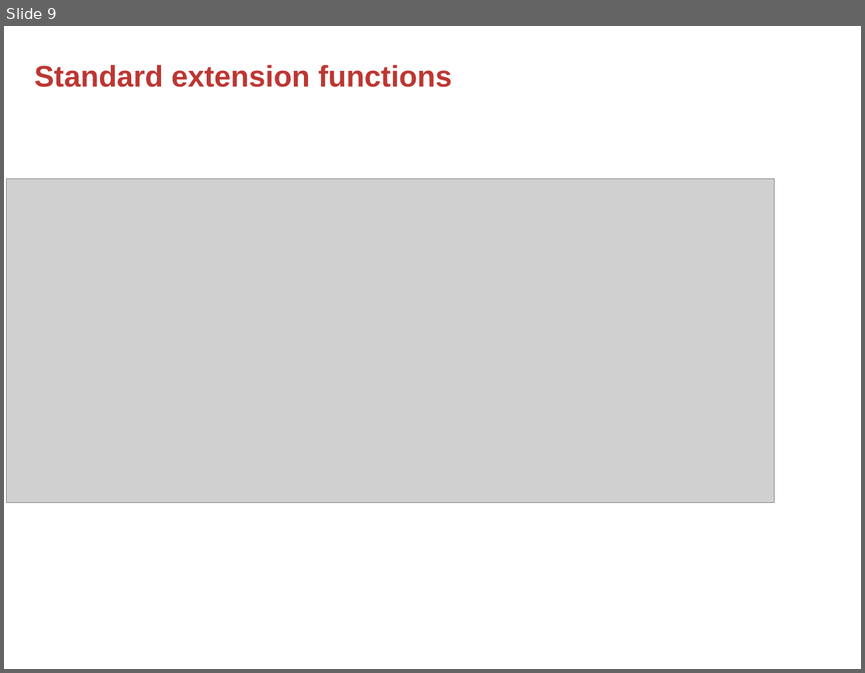
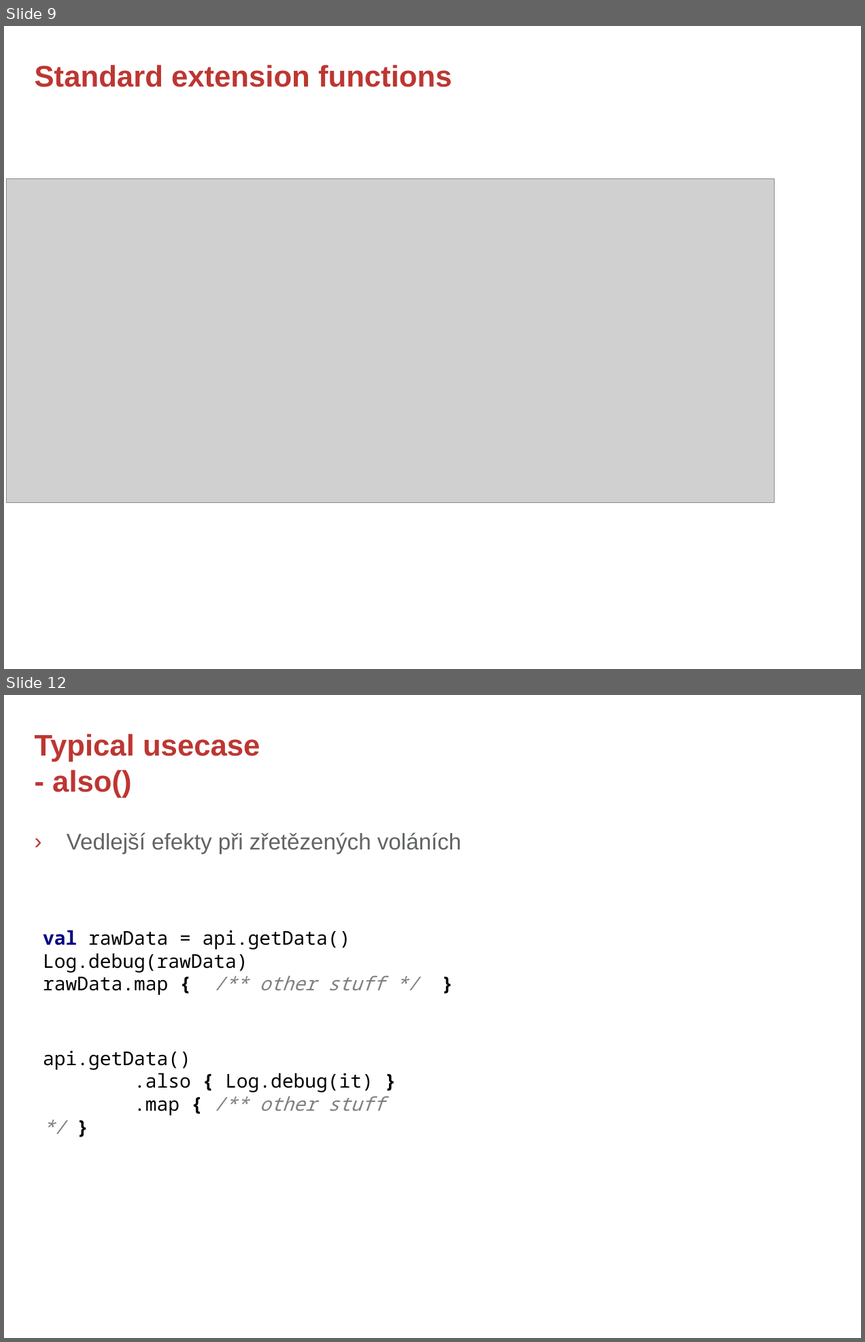
Before and after one commit to rokusjar/KotlinSkoleni, a slide deck: slides/Kotlin - 4. Standard Extension Functions.pptx. Shown one above the other, each under a label of ours: slide 9 before the commit, slides 9 and 12 after it; the slides between them are not shown. The pictures are 865x673 and 865x1342 pixels, drawn with LibreOffice and Linux fonts; fonts in the diff are those of the drawing; grey boxes stand for pictures; background and template pictures are left out. Boxes give left, top, right and bottom in pixels: in the first picture for what was removed or moved away, otherwise in the second. Text is boxed around its words. In the diff, an @@ line names an element or a change of style, - is before the commit and + after.

Commit message:
kotlin advanced - extension function typical usecase slides added

```diff
--- a/slides/Kotlin - 4. Standard Extension Functions.pptx
+++ b/slides/Kotlin - 4. Standard Extension Functions.pptx
@@ slide 12 added at bbox=[4, 695, 861, 1338], background #FFFFFF @@
@@ title added at bbox=[35, 734, 260, 797], 25 pt, text #BD3632, bold @@
+Typical usecase
+- also()
@@ text added at bbox=[67, 832, 462, 854], 19 pt, text #616365 @@
+› Vedlejší efekty při zřetězených voláních
@@ text added at bbox=[43, 930, 385, 995], 16 pt, text #000000 @@
+val rawData = api.getData()
+Log.debug(rawData)
+rawData.map { /** other stuff */ }
@@ text added at bbox=[43, 1050, 385, 1115], 16 pt, text #000000 @@
+api.getData()
+.also { Log.debug(it) }
+.map { /** other stuff */ }
@@ page number added at bbox=[795, 1293, 844, 1310], 12 pt, text #FFFFFF, bold @@
+12
```
Also in this commit, not shown: 4 other slides added.
